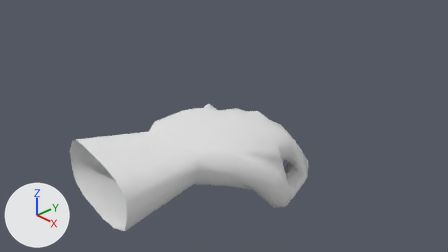
The Blender file OBJECTS VOLUME 2/MÃO ESQUELETO.blend, before and after one commit.
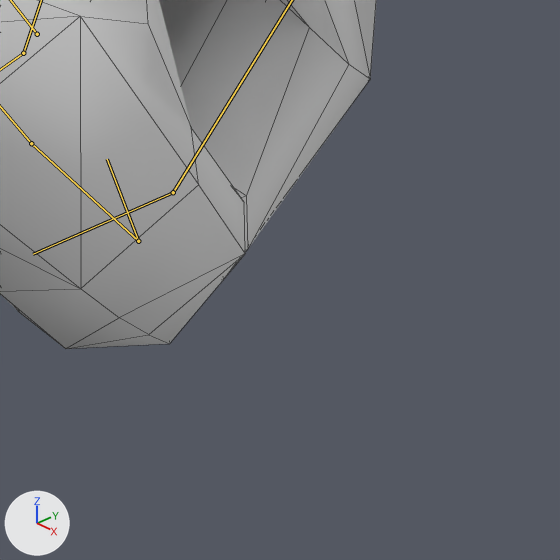
Each version is shown from the file's camera 'Camera', then close up on the part from 60% to 73% of the width and 67% to 92% of the height. The lights are fixed; the arrows at lower left show +X, +Y and +Z. Both versions are drawn at frame 30 of the action 'MÃO'; the numbers are the values there. The bones that bend it are drawn over the model as lines in the close-ups. The close-ups show mesh edges as thin lines.
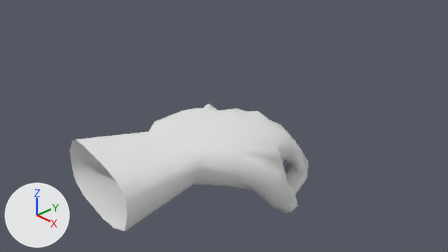
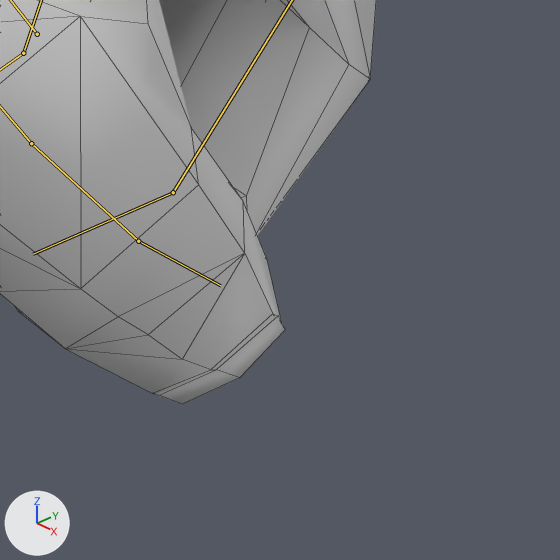
Boxes [x1, y1, x2, y2] around the edits, measured in the close-ups (560 x 560 px):
'Cube', posed
    before: [0, 0, 376, 349]
    after: [0, 0, 376, 404]
bone 'Bone.002', root to tip
    before: (138, 241) to (107, 159)
    after: (138, 241) to (220, 285)

Patch to the scene script:
```diff
--- a/OBJECTS VOLUME 2/MÃO ESQUELETO.blend.py
+++ b/OBJECTS VOLUME 2/MÃO ESQUELETO.blend.py
@@ bone_bone_002 @@
 bone_bone_002 = bpy.data.objects['Armature'].pose.bones['Bone.002']  # child of 'Bone.001'
-bone_bone_002.rotation_quaternion = (0.91, -0.394, -0.05, 0.116)  # degrees (-47, 0, 14)
+bone_bone_002.rotation_quaternion = (0.992, -0.088, -0.059, 0.075)  # degrees (-11, -6, 9)
```
